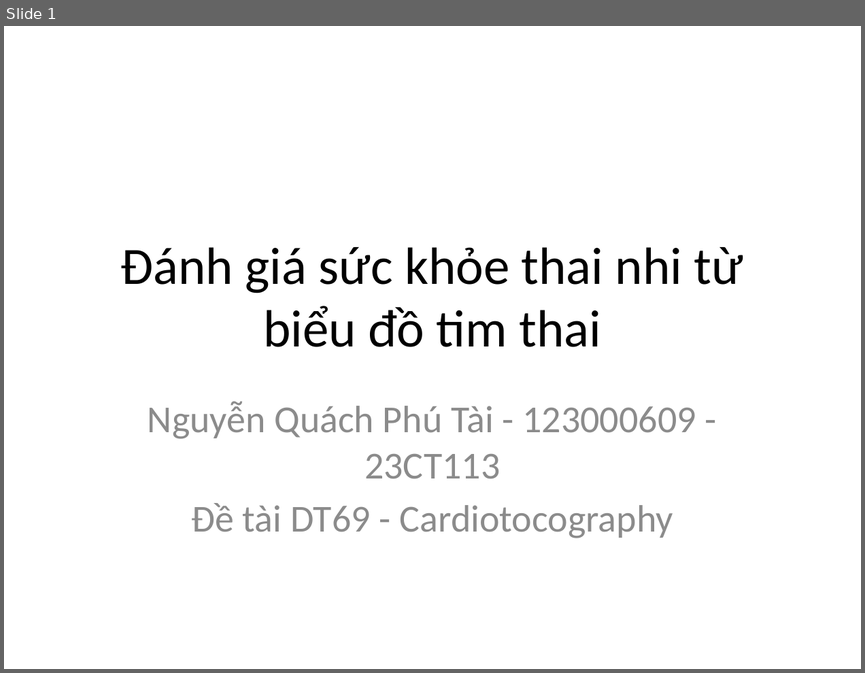
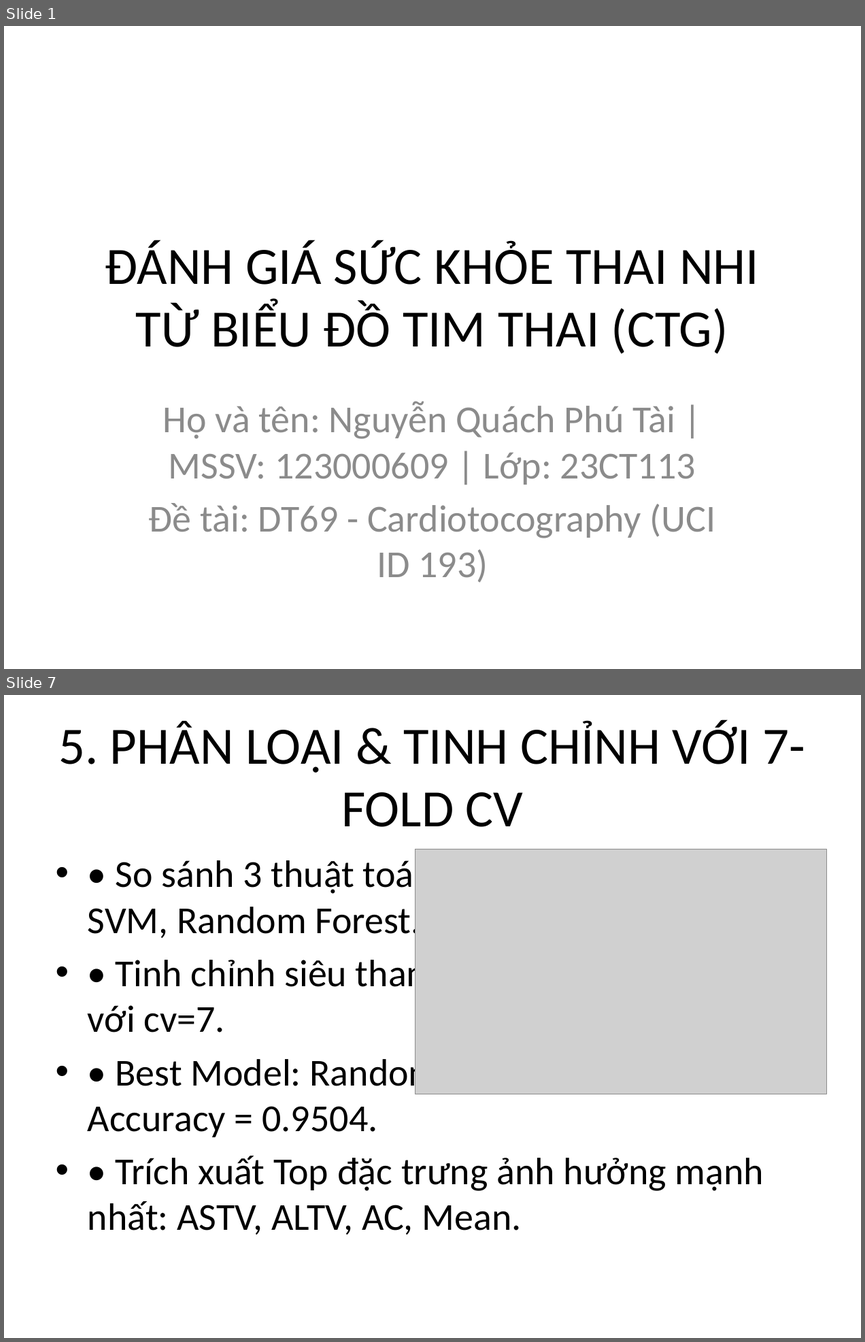
Before and after one commit to Escanor292/caimo, a slide deck: DT69_123000609_SlideThuyetTrinh.pptx. Shown one above the other, each under a label of ours: slide 1 before the commit, slides 1 and 7 after it; the slides between them are not shown. The pictures are 865x673 and 865x1342 pixels, drawn with LibreOffice and Linux fonts; fonts in the diff are those of the drawing; grey boxes stand for pictures. Boxes give left, top, right and bottom in pixels: in the first picture for what was removed or moved away, otherwise in the second. Text is boxed around its words. In the diff, an @@ line names an element or a change of style, - is before the commit and + after.

Commit message:
Fix target label to NSP 3-class, add Informed Search & Expert System, regenerate all artifacts

```diff
--- a/DT69_123000609_SlideThuyetTrinh.pptx
+++ b/DT69_123000609_SlideThuyetTrinh.pptx
@@ slide 7 added at [4, 695, 861, 1338], background #FFFFFF @@
@@ title added at [58, 720, 806, 827], 44 pt, text #000000 @@
+5. PHÂN LOẠI & TINH CHỈNH VỚI 7-FOLD CV
@@ text added at [88, 855, 764, 1234], 32 pt, text #000000 @@
+• • So sánh 3 thuật toán: Logistic Regression, SVM, Random Forest.
+• • Tinh chỉnh siêu tham số qua GridSearchCV với cv=7.
+• • Best Model: Random Forest đạt Test Accuracy = 0.9504.
+• • Trích xuất Top đặc trưng ảnh hưởng mạnh nhất: ASTV, ALTV, AC, Mean.
@@ picture added at [415, 849, 827, 1093] @@
@@ slide 1 changed as well @@
@@ title at [105, 240, 759, 354]: text changed @@
-Đánh giá sức khỏe thai nhi từ biểu đồ tim thai
+ĐÁNH GIÁ SỨC KHỎE THAI NHI TỪ BIỂU ĐỒ TIM THAI (CTG)
@@ subtitle at [149, 401, 715, 582]: text changed @@
-Nguyễn Quách Phú Tài - 123000609 - 23CT113
-Đề tài DT69 - Cardiotocography
+Họ và tên: Nguyễn Quách Phú Tài | MSSV: 123000609 | Lớp: 23CT113
+Đề tài: DT69 - Cardiotocography (UCI ID 193)
```
Also in this commit, not shown: 5 other slides changed, 3 other slides added, 6 slides removed, 8 other files.
